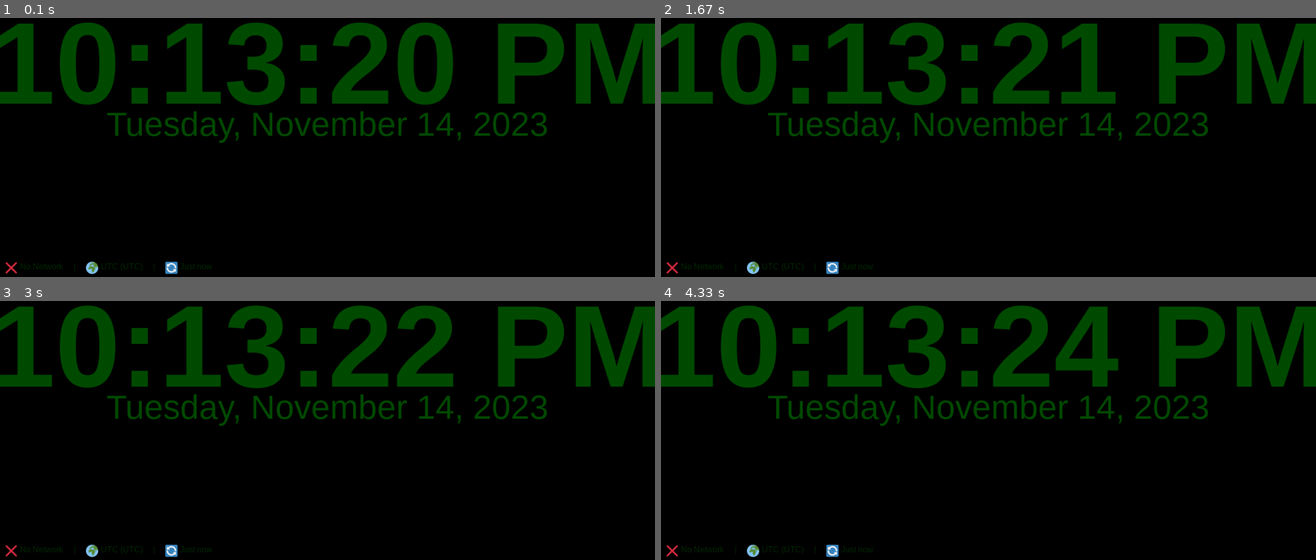
Above: before the commit, frames 1-4 (two rows, left to right).
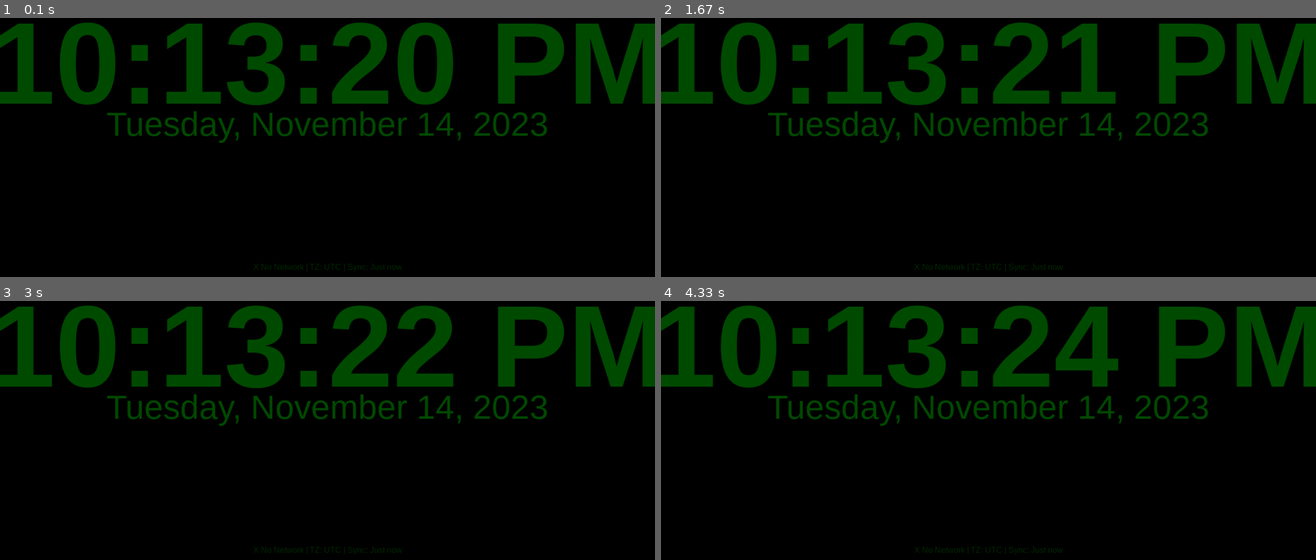
Above: after the commit, the same moments.

Repository: AhsenBaig-boilerplate/rpi-digital-clock
Game: pygame game, started from app/clock_display.py
The game is run twice, just before and just after one commit, with the same random seed, the same clock (stepped at 60 frames per second) and the same inputs.
Inputs:
- Up to frame 1 (0.1 s): no input
- Up to frame 2 (1.67 s): no input
- Up to frame 3 (3 s): no input
- Up to frame 4 (4.33 s): no input

The runs differ from the first frame. In frame 1, 0.4% of the frame differs, in the area x 0-62%, y 94-99%; in frame 2, 0.4%; in frame 3, 0.4%; in frame 4, 0.4%.

Commit message:
Restore working clock_display.py from rev22 with build tracking
- Checkout clock_display.py from commit 731a341 (rev22 - working seconds)
- Merge build_info parameter and logging
- Add version/commit display in status bar
- Fixes: seconds not updating in real-time

Diff:
--- a/app/clock_display.py
+++ b/app/clock_display.py
@@ -10,7 +10,6 @@
 import socket
 import subprocess
 import random
-import time
 from datetime import datetime
 from pathlib import Path
 import yaml
@@ -20,12 +19,6 @@
     from weather import WeatherService
 except ImportError:
     WeatherService = None
-
-# Import RTC module (optional hardware)
-try:
-    from rtc import RTCManager
-except ImportError:
-    RTCManager = None
 
 
 class PygameClock:
@@ -70,8 +63,8 @@
 
         # Font sizes - scale based on resolution for optimal space usage
         # Large defaults for distance visibility (use 70-80% of screen height for time)
-        base_time_size = display_config.get('time_font_size', 380)
-        base_date_size = display_config.get('date_font_size', 110)
+        base_time_size = display_config.get('time_font_size', 280)
+        base_date_size = display_config.get('date_font_size', 90)
         base_weather_size = display_config.get('weather_font_size', 60)
         base_status_size = 28
 
@@ -97,8 +90,7 @@
         # Network and sync tracking
         self.last_ntp_sync = None
         self.network_status = "Unknown"
-        # Prefer TIMEZONE env var, fallback to TZ, else system default
-        self.timezone_name = os.environ.get('TIMEZONE') or os.environ.get('TZ') or 'UTC'
+        self.timezone_name = os.environ.get('TZ', 'UTC')
         self.last_status_check = 0
 
         # Screensaver configuration
@@ -128,7 +120,7 @@
         if self.dim_at_night:
             logging.info(f"Night dimming enabled: {self.night_start:02d}:00 - {self.night_end:02d}:00 at {self.night_brightness*100:.0f}% brightness")
         if self.pixel_shift_enabled:
-            logging.info(f"Pixel shift enabled: +/-{self.pixel_shift_max}px every {display_config.get('pixel_shift_interval_seconds', 30)}s (disabled {self.pixel_shift_disable_start:02d}:00-{self.pixel_shift_disable_end:02d}:00)")
+            logging.info(f"Pixel shift enabled: ±{self.pixel_shift_max}px every {display_config.get('pixel_shift_interval_seconds', 30)}s (disabled {self.pixel_shift_disable_start:02d}:00-{self.pixel_shift_disable_end:02d}:00)")
 
         # Weather service
         self.weather_service = None
@@ -137,20 +129,6 @@
             if api_key and WeatherService:
                 self.weather_service = WeatherService(config.get('weather', {}))
 
-        # RTC module (optional hardware support)
-        self.rtc = None
-        rtc_enabled = os.environ.get('RTC_ENABLED', '').lower() == 'true' or config.get('time', {}).get('rtc_enabled', False)
-        if rtc_enabled and RTCManager:
-            self.rtc = RTCManager(enabled=True)
-            if self.rtc.available:
-                logging.info("DS3231 RTC available - will sync system time from RTC if network unavailable")
-                # Try to sync from RTC on startup if network is down
-                if self.network_status in ["No Network", "Unknown"]:
-                    self.rtc.sync_system_from_rtc()
-            else:
-                logging.warning("RTC enabled but hardware not detected")
-                self.rtc = None
-
         # Clock for FPS
         self.clock = pygame.time.Clock()
 
@@ -161,26 +139,19 @@
         # Get initial NTP sync time
         self.check_last_ntp_sync()
 
-        # Load emoji PNG icons (lightweight alternative to emoji fonts)
-        self.emoji_icons = self.load_emoji_icons()
-
         # Log pixel shift status
         if self.pixel_shift_enabled:
-            logging.info(f"Pixel shift enabled: +/-{self.pixel_shift_max}px every {display_config.get('pixel_shift_interval_seconds', 30)}s")
+            logging.info(f"Pixel shift enabled: ±{self.pixel_shift_max}px every {display_config.get('pixel_shift_interval_seconds', 30)}s")
         else:
             logging.info("Pixel shift disabled")
 
-        # Startup runtime summary
-        pygame_ver = getattr(pygame, '__version__', 'unknown')
-        icon_mode = f"PNG ({len(self.emoji_icons)} icons)" if self.emoji_icons else "ASCII"
-        rtc_mode = "Active" if (self.rtc and self.rtc.available) else "Disabled"
-        logging.info(f"Runtime summary: pygame {pygame_ver} | Icons: {icon_mode} | RTC: {rtc_mode}")
         # Log build info summary if available
         try:
             from utils import format_build_info
             logging.info(f"Build info: {format_build_info(self.build_info)}")
         except Exception:
             pass
+
         logging.info("Pygame clock initialized")
 
     def init_fonts(self):
@@ -200,54 +171,6 @@
             self.weather_font = pygame.font.Font(None, self.weather_font_size)
             self.status_font = pygame.font.Font(None, self.status_font_size)
             logging.warning("Using default pygame font")
-
-    def load_emoji_icons(self) -> dict:
-        """
-        Load emoji PNG icons from assets/emojis/ directory.
-        Returns dict mapping icon names to pygame surfaces.
-        Falls back gracefully if icons not found.
-        """
-        icons = {}
-        emoji_dir = Path(__file__).parent / "assets" / "emojis"
-
-        # Icon files to load (16x16 or 24x24 PNGs work well)
-        icon_files = {
-            'wifi': 'wifi.png',
-            'ethernet': 'ethernet.png',
-            'network_error': 'network_error.png',
-            'globe': 'globe.png',
-            'sync': 'sync.png',
-            'clock': 'clock.png',
-        }
-
-        if not emoji_dir.exists():
-            logging.info("Emoji icons directory not found, using ASCII fallback")
-            return icons
-
-        # Load each icon
-        for name, filename in icon_files.items():
-            icon_path = emoji_dir / filename
-            if icon_path.exists():
-                try:
-                    # Load and scale icon to appropriate size (24x24 for status bar)
-                    icon = pygame.image.load(str(icon_path))
-                    icon = pygame.transform.smoothscale(icon, (24, 24))
-                    icons[name] = icon
-                    logging.debug(f"Loaded emoji icon: {name}")
-                except Exception as e:
-                    logging.debug(f"Failed to load emoji icon {name}: {e}")
-
-        if icons:
-            logging.info(f"Loaded {len(icons)} emoji PNG icons")
-            try:
-                names = ", ".join(sorted(icons.keys()))
-                logging.info(f"Emoji icons available: {names}")
-            except Exception:
-                pass
-        else:
-            logging.info("No emoji icons loaded, using ASCII fallback")
-
-        return icons
 
     def hex_to_rgb(self, hex_color):
         """Convert hex color to RGB tuple."""
@@ -337,32 +260,8 @@
 
     def check_last_ntp_sync(self):
         """Check last NTP synchronization time."""
-        # Prefer parsing systemd-timesyncd journal for last sync event
-        try:
-            result = subprocess.run(
-                ['journalctl', '-u', 'systemd-timesyncd', '--since', '24 hours ago', '--no-pager', '--output', 'short-iso'],
-                capture_output=True,
-                text=True,
-                timeout=3
-            )
-            if result.returncode == 0 and result.stdout:
-                for line in reversed(result.stdout.splitlines()):
-                    if 'Synchronized' in line or 'System clock synchronized' in line:
-                        # short-iso format: YYYY-MM-DD HH:MM:SS[.ms]
-                        ts = line.split()[0] + ' ' + line.split()[1]
-                        ts = ts.split('.')[0]  # drop milliseconds if present
-                        try:
-                            self.last_ntp_sync = datetime.strptime(ts, '%Y-%m-%d %H:%M:%S')
-                            return
-                        except Exception:
-                            # If parsing fails, just set to now
-                            self.last_ntp_sync = datetime.now()
-                            return
-        except Exception:
-            pass
-
-        # Fallback: timedatectl synchronized flag
-        try:
+        try:
+            # Try timedatectl first (systemd)
             result = subprocess.run(
                 ['timedatectl', 'show', '--property=NTPSynchronized', '--value'],
                 capture_output=True,
@@ -372,11 +271,12 @@
             if result.returncode == 0 and result.stdout.strip() == 'yes':
                 self.last_ntp_sync = datetime.now()
                 return
-        except Exception:
+        except:
             pass
 
-        # Last resort: assume synced at startup
+        # Fallback: check if ntpdate was used (from logs or assume recent sync)
         if not self.last_ntp_sync:
+            # Assume synced at startup
             self.last_ntp_sync = datetime.now()
 
     def get_time_since_sync(self):
@@ -432,12 +332,7 @@
             return
 
         self.check_network_status()
-        self.check_last_ntp_sync()
         self.last_status_check = current_time
-
-        # Periodic RTC sync: save system time to RTC every 30s if network available
-        if self.rtc and self.rtc.available and self.network_status in ["WiFi", "Ethernet"]:
-            self.rtc.write_time()
 
     def format_date(self, now):
         """Format date string."""
@@ -520,109 +415,32 @@
         pygame.display.flip()
 
     def render_status_bar(self, status_color):
-        """Render status bar with system information using PNG icons or ASCII fallback."""
-        # Check if we have PNG emoji icons loaded
-        use_png_icons = bool(self.emoji_icons) and (os.environ.get('USE_EMOJI', 'true').lower() == 'true')
-
-        # Starting X position for left-aligned status items
-        x_pos = 10
-        y_pos = self.screen_height - 30
-        spacing = 5  # Space between icon and text
-        item_gap = 20  # Gap between status items
-
-        # Network status
+        """Render status bar with system information."""
+        # Status items with symbols (pygame 1.9.6 compatible - no emoji support)
+        status_items = []
+
+        # Network status with symbol
         if self.network_status:
             if "WiFi" in self.network_status:
-                icon_key = 'wifi'
-                text = self.network_status
+                icon = "WiFi:"
             elif "Ethernet" in self.network_status:
-                icon_key = 'ethernet'
-                text = self.network_status
+                icon = "Net:"
             else:
-                icon_key = 'network_error'
-                text = self.network_status
+                icon = "X"
+            status_items.append(f"{icon} {self.network_status}")
         else:
-            icon_key = 'network_error'
-            text = "No Network"
-
-        # Render network status
-        if use_png_icons and icon_key in self.emoji_icons:
-            self.screen.blit(self.emoji_icons[icon_key], (x_pos, y_pos))
-            x_pos += 24 + spacing
-        else:
-            # ASCII fallback
-            prefix = "WiFi:" if "WiFi" in text else ("Net:" if "Ethernet" in text else "X")
-            text_surface = self.status_font.render(f"{prefix} {text}", True, status_color)
-            self.screen.blit(text_surface, (x_pos, y_pos))
-            x_pos += text_surface.get_width() + item_gap
-            text = ""  # Already included in prefix
-
-        if text:
-            text_surface = self.status_font.render(text, True, status_color)
-            self.screen.blit(text_surface, (x_pos, y_pos))
-            x_pos += text_surface.get_width() + item_gap
-
-        # Separator
-        sep_surface = self.status_font.render("|", True, status_color)
-        self.screen.blit(sep_surface, (x_pos, y_pos))
-        x_pos += sep_surface.get_width() + item_gap
-
-        # Timezone with abbreviation
-        try:
-            tz_abbr = time.strftime('%Z')
-        except Exception:
-            tz_abbr = "TZ"
-
-        if use_png_icons and 'globe' in self.emoji_icons:
-            self.screen.blit(self.emoji_icons['globe'], (x_pos, y_pos))
-            x_pos += 24 + spacing
-            tz_text = f"{tz_abbr} ({self.timezone_name})" if self.timezone_name else tz_abbr
-        else:
-            tz_text = f"TZ: {tz_abbr} ({self.timezone_name})" if self.timezone_name else f"TZ: {tz_abbr}"
-
-        tz_surface = self.status_font.render(tz_text, True, status_color)
-        self.screen.blit(tz_surface, (x_pos, y_pos))
-        x_pos += tz_surface.get_width() + item_gap
-
-        # Separator
-        self.screen.blit(sep_surface, (x_pos, y_pos))
-        x_pos += sep_surface.get_width() + item_gap
-
-        # Last sync
-        sync_time = self.get_time_since_sync()
-        if use_png_icons and 'sync' in self.emoji_icons:
-            self.screen.blit(self.emoji_icons['sync'], (x_pos, y_pos))
-            x_pos += 24 + spacing
-            sync_text = sync_time
-        else:
-            sync_text = f"Sync: {sync_time}"
-
-        sync_surface = self.status_font.render(sync_text, True, status_color)
-        self.screen.blit(sync_surface, (x_pos, y_pos))
-        x_pos += sync_surface.get_width() + item_gap
-
-        # RTC status if available
-        if self.rtc and self.rtc.available:
-            # Separator
-            self.screen.blit(sep_surface, (x_pos, y_pos))
-            x_pos += sep_surface.get_width() + item_gap
-
-            if use_png_icons and 'clock' in self.emoji_icons:
-                self.screen.blit(self.emoji_icons['clock'], (x_pos, y_pos))
-                x_pos += 24 + spacing
-                rtc_text = "Active"
-            else:
-                rtc_text = "RTC: Active"
-
-            rtc_surface = self.status_font.render(rtc_text, True, status_color)
-            self.screen.blit(rtc_surface, (x_pos, y_pos))
+            status_items.append("X No Network")
+
+        # Timezone with symbol
+        if self.timezone_name:
+            status_items.append(f"TZ: {self.timezone_name}")
+
+        # Last sync with symbol
+        status_items.append(f"Sync: {self.get_time_since_sync()}")
 
         # Build/version info (concise)
         if self.build_info:
             try:
-                # Separator
-                self.screen.blit(sep_surface, (x_pos, y_pos))
-                x_pos += sep_surface.get_width() + item_gap
                 ver = self.build_info.get("git_version") or ""
                 sha = self.build_info.get("git_sha") or ""
                 short_sha = sha[:7] if isinstance(sha, str) and sha else ""
@@ -631,11 +449,29 @@
                     parts.append(ver)
                 if short_sha:
                     parts.append(short_sha)
-                text = " ".join(parts) if parts else "build"
-                ver_surface = self.status_font.render(text, True, status_color)
-                self.screen.blit(ver_surface, (x_pos, y_pos))
+                if parts:
+                    status_items.append(" ".join(parts))
             except Exception:
                 pass
+
+        status_text = " | ".join(status_items)
+
+        # Render status text with brightness-adjusted color
+        try:
+            status_surface = self.status_font.render(status_text, True, status_color)
+        except UnicodeError as e:
+            # Fallback to ASCII-only if Unicode fails
+            logging.warning(f"Unicode error in status bar, using ASCII fallback: {e}")
+            status_text = status_text.encode('ascii', 'replace').decode('ascii')
+            status_surface = self.status_font.render(status_text, True, status_color)
+
+        # Position at bottom center with some padding
+        status_rect = status_surface.get_rect(
+            center=(self.screen_width // 2, self.screen_height - 20)
+        )
+
+        # Draw status bar
+        self.screen.blit(status_surface, status_rect)
 
     def handle_events(self):
         """Handle pygame events."""
@@ -716,81 +552,6 @@
         logging.error(f"Error loading configuration: {e}")
         sys.exit(1)
 
-    # Log environment variables (mask sensitive values)
-    def mask(name: str, value: str) -> str:
-        if value is None:
-            return ""
-        upper = name.upper()
-        if any(s in upper for s in ["KEY", "TOKEN", "SECRET", "PASSWORD"]):
-            return "****"
-        return value
-
-    env_names = [
-        # Weather
-        "WEATHER_API_KEY", "BALENA_WEATHER_API_KEY",
-        "WEATHER_LOCATION", "BALENA_WEATHER_LOCATION",
-        "WEATHER_UNITS", "BALENA_WEATHER_UNITS",
-        "WEATHER_ENABLED", "BALENA_WEATHER_ENABLED",
-        # Time / logging / display
-        "TIMEZONE", "BALENA_TIMEZONE", "TZ",
-        "RTC_ENABLED", "BALENA_RTC_ENABLED",
-        "LOG_LEVEL", "BALENA_LOG_LEVEL",
-        "DISPLAY_ORIENTATION", "BALENA_DISPLAY_ORIENTATION",
-        "DISPLAY_COLOR", "BALENA_DISPLAY_COLOR",
-        "FONT_FAMILY", "BALENA_FONT_FAMILY",
-        "TIME_FONT_SIZE", "BALENA_TIME_FONT_SIZE",
-        "TIME_FORMAT_12H", "BALENA_TIME_FORMAT_12H",
-        "SHOW_SECONDS", "BALENA_SHOW_SECONDS",
-        "DATE_FORMAT", "BALENA_DATE_FORMAT",
-        # Burn-in prevention
-        "SCREENSAVER_ENABLED", "BALENA_SCREENSAVER_ENABLED",
-        "SCREENSAVER_START_HOUR", "BALENA_SCREENSAVER_START_HOUR",
-        "SCREENSAVER_END_HOUR", "BALENA_SCREENSAVER_END_HOUR",
-        "PIXEL_SHIFT_ENABLED", "BALENA_PIXEL_SHIFT_ENABLED",
-        "PIXEL_SHIFT_INTERVAL_SECONDS", "BALENA_PIXEL_SHIFT_INTERVAL_SECONDS",
-        "PIXEL_SHIFT_DISABLE_START_HOUR", "BALENA_PIXEL_SHIFT_DISABLE_START_HOUR",
-        "PIXEL_SHIFT_DISABLE_END_HOUR", "BALENA_PIXEL_SHIFT_DISABLE_END_HOUR",
-        "DIM_AT_NIGHT", "BALENA_DIM_AT_NIGHT",
-        "NIGHT_BRIGHTNESS", "BALENA_NIGHT_BRIGHTNESS",
-        "NIGHT_START_HOUR", "BALENA_NIGHT_START_HOUR",
-        "NIGHT_END_HOUR", "BALENA_NIGHT_END_HOUR",
-    ]
-    service_name = os.environ.get("BALENA_SERVICE_NAME", "unknown")
-    logging.info(f"Service context: {service_name}")
-    logging.info("Environment variables (masked where sensitive):")
-
-    # Log balena device/fleet metadata for visibility
-    logging.info("Device metadata (balena environment):")
-    device_envs = [
-        "BALENA_DEVICE_NAME",
-        "BALENA_DEVICE_TYPE",
-        "BALENA_DEVICE_UUID",
-        "BALENA_DEVICE_ARCH",
-        "BALENA_HOST_OS_VERSION",
-        "BALENA_SUPERVISOR_VERSION",
-        "BALENA_SUPERVISOR_ADDRESS",
-        "BALENA_SUPERVISOR_API_KEY",
-        "BALENA_APP_NAME",
-        "BALENA_APP_ID",
-        "BALENA_APP_COMMIT",
-        "BALENA_FLEET_SLUG",
-        "BALENA_SERVICE_NAME",
-    ]
-    for name in device_envs:
-        if name in os.environ:
-            value = mask(name, os.environ.get(name))
-            logging.info(f"  [Device] {name}={value}")
-
-    def scope_label(var_name: str) -> str:
-        # Treat BALENA_ prefixed as Global; others as Service-scoped to current service
-        return "Global" if var_name.startswith("BALENA_") else f"Service({service_name})"
-
-    for name in env_names:
-        if name in os.environ:
-            value = mask(name, os.environ.get(name))
-            scope = scope_label(name)
-            logging.info(f"  [{scope}] {name}={value}")
-
     # Build info logging
     build_info = load_build_info()
     logging.info(f"Build info: {format_build_info(build_info)}")
